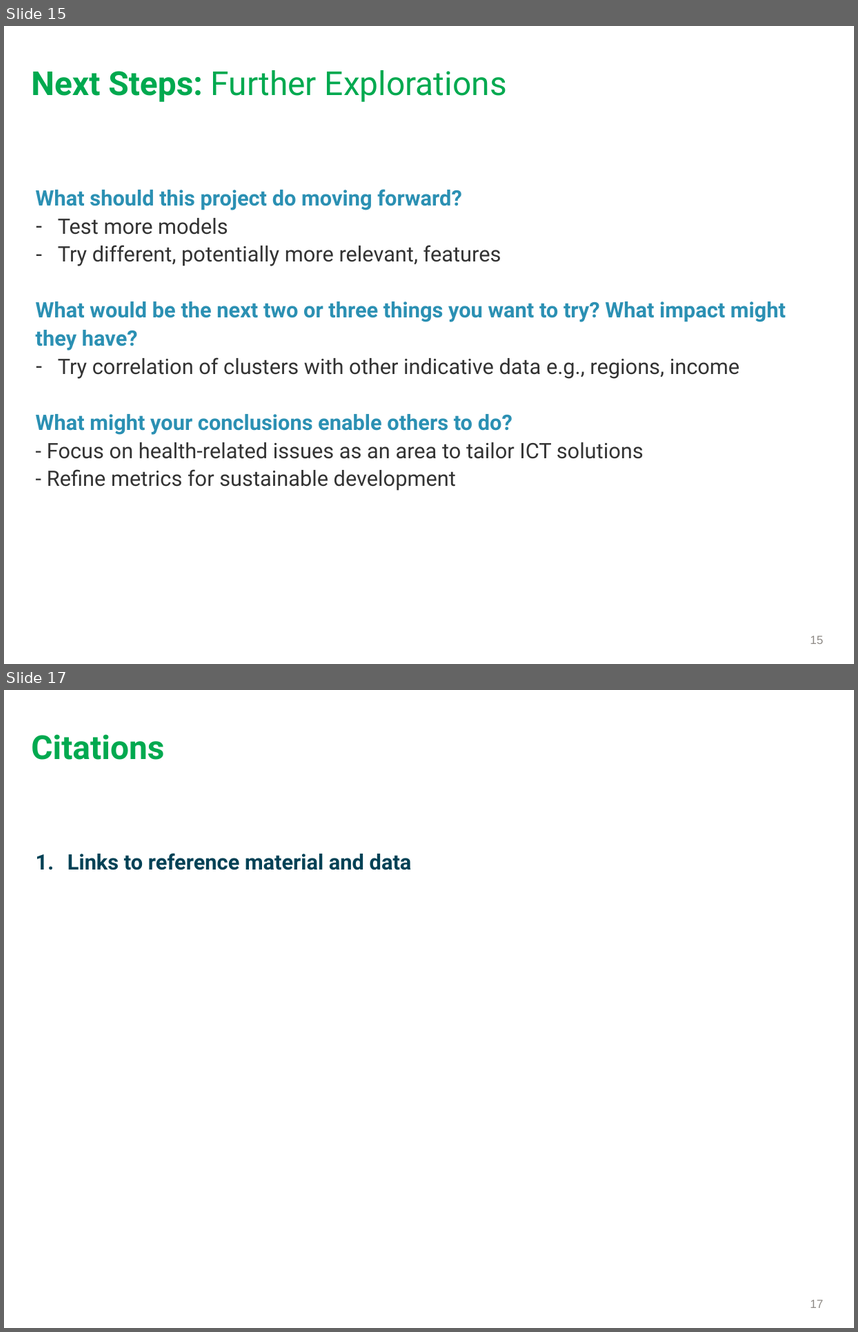
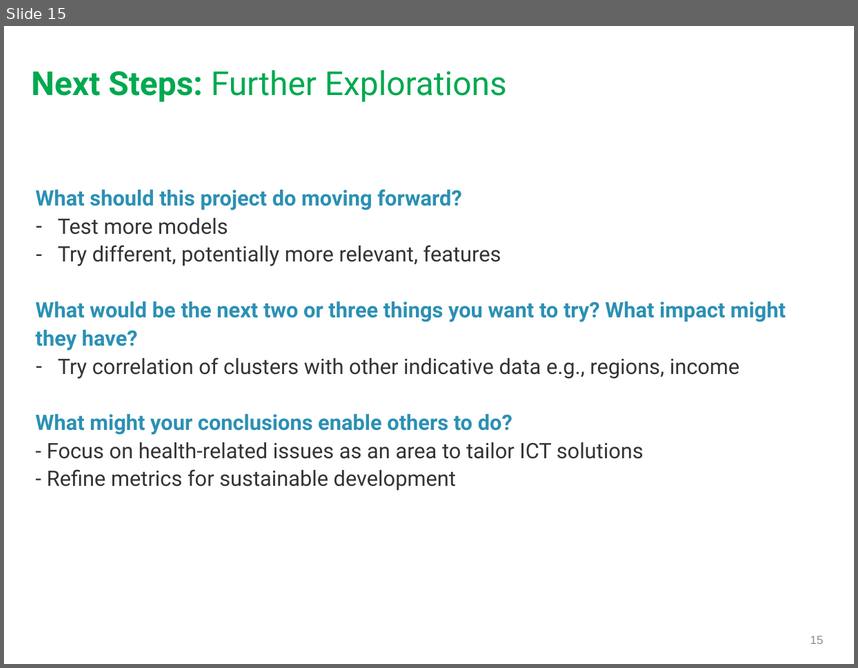
Before and after one commit to rochelle-march/project-2, a slide deck: Final-Project-Presentation.pptx. Shown one above the other, each under a label of ours: slides 15 and 17 before the commit, slide 15 after it; the slides between them are not shown. The pictures are 858x1332 and 858x668 pixels, drawn with LibreOffice and Linux fonts; fonts in the diff are those of the drawing. Boxes give left, top, right and bottom in pixels: in the first picture for what was removed or moved away, otherwise in the second. Text is boxed around its words. In the diff, an @@ line names an element or a change of style, - is before the commit and + after.

```diff
--- a/Final-Project-Presentation.pptx
+++ b/Final-Project-Presentation.pptx
@@ slide 17 removed at (x1=4, y1=690, x2=854, y2=1328), background #FFFFFF @@
@@ title removed at (x1=31, y1=734, x2=164, y2=760) @@
-Citations
@@ text removed at (x1=67, y1=853, x2=412, y2=870) @@
-1. Links to reference material and data
@@ page number removed at (x1=810, y1=1299, x2=823, y2=1308) @@
-17
```
Also in this commit, not shown: 1 slide changed, 1 other slide removed.
